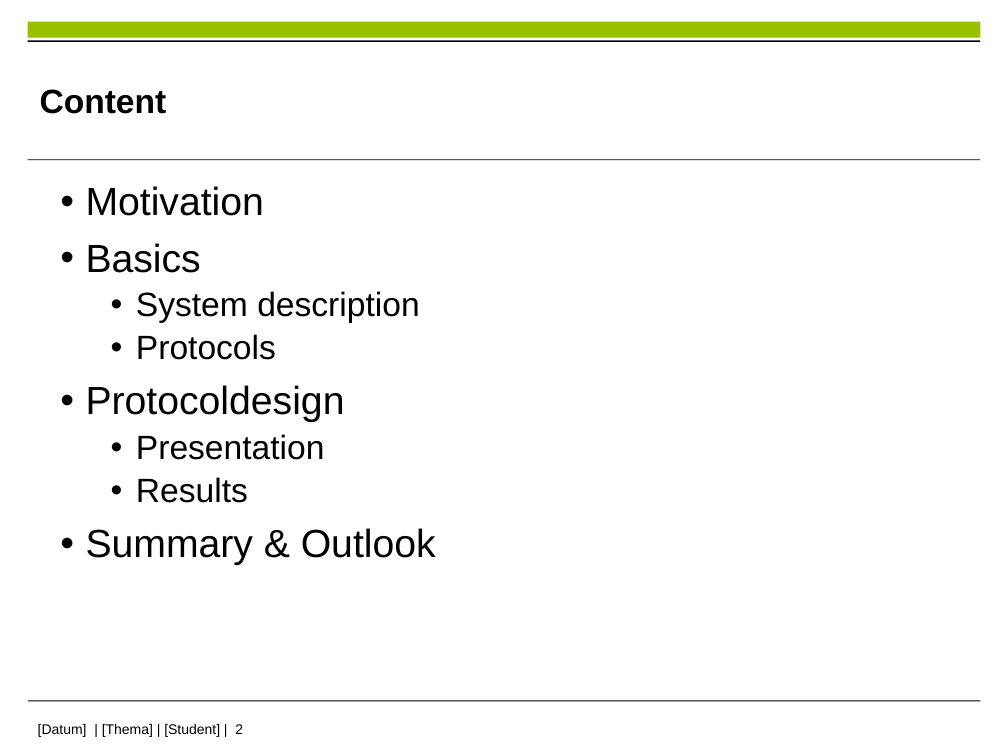
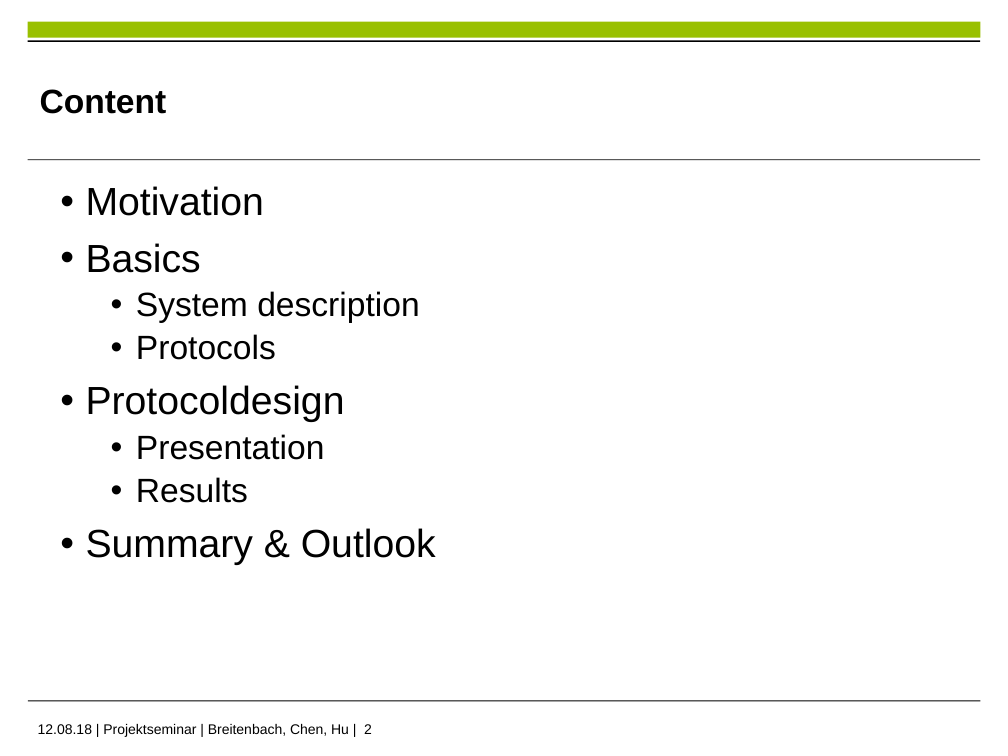
Before and after one commit to im-Kitsch/RMR_sensor_fusion, a slide deck: slide 2 of data/presentation/PS_presentation.pptx. Drawn at 1008x756 pixels with LibreOffice and Linux fonts; fonts in the diff are those of the drawing; background and template pictures are left out. Boxes give left, top, right and bottom in pixels: in the first picture for what was removed or moved away, otherwise in the second. Text is boxed around its words. In the diff, an @@ line names an element or a change of style, - is before the commit and + after.

```diff
--- a/data/presentation/PS_presentation.pptx
+++ b/data/presentation/PS_presentation.pptx
@@ text at [38, 724, 372, 737]: text changed @@
-[Datum] | [Thema] | [Student] | 2
+12.08.18 | Projektseminar | Breitenbach, Chen, Hu | 2
```
Also in this commit, not shown: 6 other slides changed, 1 slide removed.
